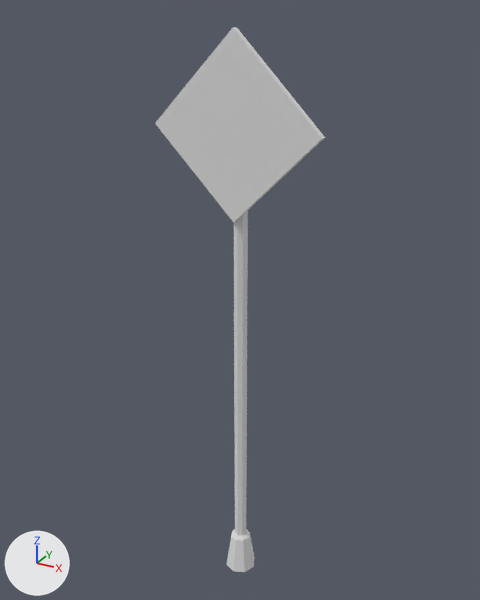
Before and after pictures for a commit that changed the glTF model models/ultimate-pack/low-poly-10/m/props-traffic-sign-rhomb.glb.
Rendered twice from a camera (50 mm lens) standing at (1.28, -2.3, 2.62) and looking at (-0.02, 0.06, 1.45). Every picture has the same lights, and +X, +Y and +Z are marked at lower left. The picture after the commit comes second. Where no turn or scale is listed for an object, it has been applied to the vertices.

In view in the first picture: 'traffic-sign-rhomb'.
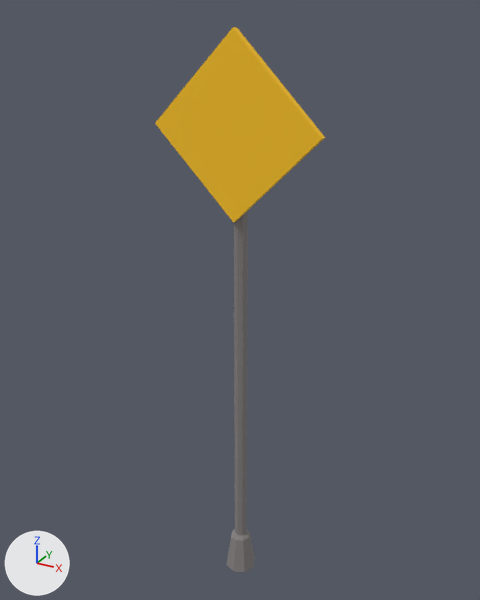
The change, as a diff of the scene's bpy script:
```diff
--- a/models/ultimate-pack/low-poly-10/m/props-traffic-sign-rhomb.glb.py
+++ b/models/ultimate-pack/low-poly-10/m/props-traffic-sign-rhomb.glb.py
@@ mat_30_yellow @@
 mat_30_yellow = principled_material('30 YELLOW')
-mat_30_yellow.base_color = (0.8, 0.8, 0.8)  # white #e7e7e7
+mat_30_yellow.base_color = (0.982, 0.559, 0.0176)  # yellow #fdc524
 mat_30_yellow.metallic = 0.4
@@ mat_20_grey @@
 mat_20_grey = principled_material('20 GREY')
-mat_20_grey.base_color = (0.8, 0.8, 0.8)  # white #e7e7e7
+mat_20_grey.base_color = (0.242, 0.223, 0.223)  # grey #878282
 mat_20_grey.metallic = 0.4
```

Boxes (x1, y1, x2, y2) around the edits, measured in the pictures (480 x 600 px):
'traffic-sign-rhomb', recoloured (white to yellow): (155, 27, 325, 572) in both
